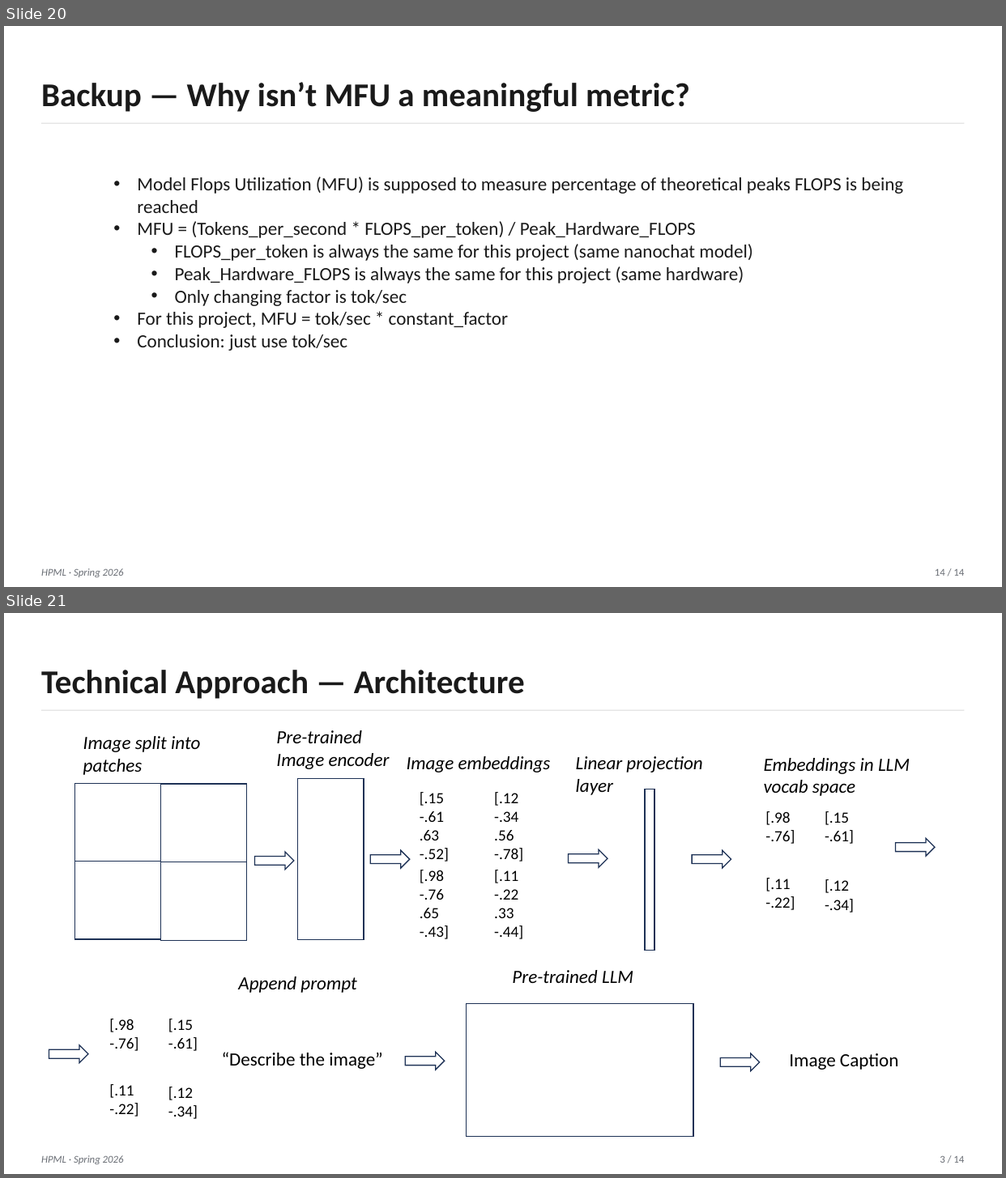
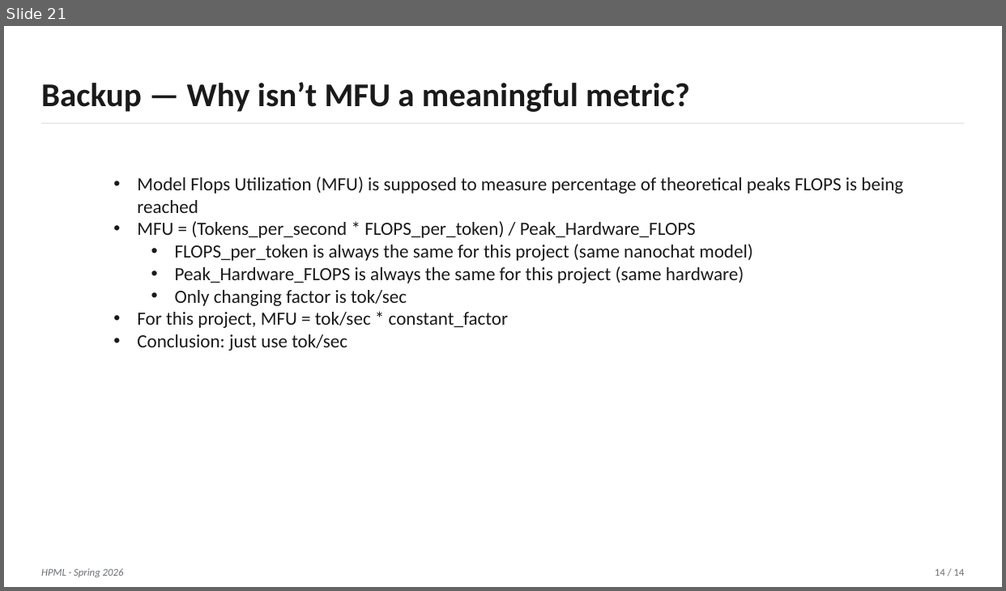
Before and after one commit to AlexanderSwartz/multimodal-nanochat, a slide deck: HPML_Final_Project_Presentation_as7629.pptx. Shown one above the other, each under a label of ours: slides 20 and 21 before the commit, slide 21 after it. The pictures are 1006x1178 and 1006x591 pixels, drawn with LibreOffice and Linux fonts; fonts in the diff are those of the drawing. Boxes give left, top, right and bottom in pixels: in the first picture for what was removed or moved away, otherwise in the second. Text is boxed around its words. In the diff, an @@ line names an element or a change of style, - is before the commit and + after.

```diff
--- a/HPML_Final_Project_Presentation_as7629.pptx
+++ b/HPML_Final_Project_Presentation_as7629.pptx
@@ slide 21 removed at [4,613,1002,1174], background #FFFFFF @@
@@ text removed at [41,670,525,699] @@
-Technical Approach — Architecture
@@ line removed from (41, 710) to (965, 710) @@
@@ group removed at [49,730,935,1137]: 21 texts, 8 right arrows, 7 rectangles @@
-Image split into patches
-Image embeddings
-[.15
--.61
-.63
--.52]
-[.12
--.34
-.56
--.78]
-[.98
--.76
-.65
--.43]
-[.11
--.22
-.33
--.44]
-Pre-trained Image encoder
-Linear projection layer
-[.15
--.61]
-[.12
--.34]
-[.98
--.76]
-[.11
--.22]
-Embeddings in LLM vocab space
-Pre-trained LLM
-Image Caption
-[.15
--.61]
-[.12
--.34]
-[.98
--.76]
-[.11
--.22]
-“Describe the image”
-Append prompt
@@ text removed at [41,1156,124,1165] @@
-HPML · Spring 2026
@@ text removed at [940,1156,964,1163] @@
-3 / 14
@@ what was slide 20 is now slide 21 @@
```
Also in this commit, not shown: 5 slides changed, 1 slide added, 1 other slide removed.
